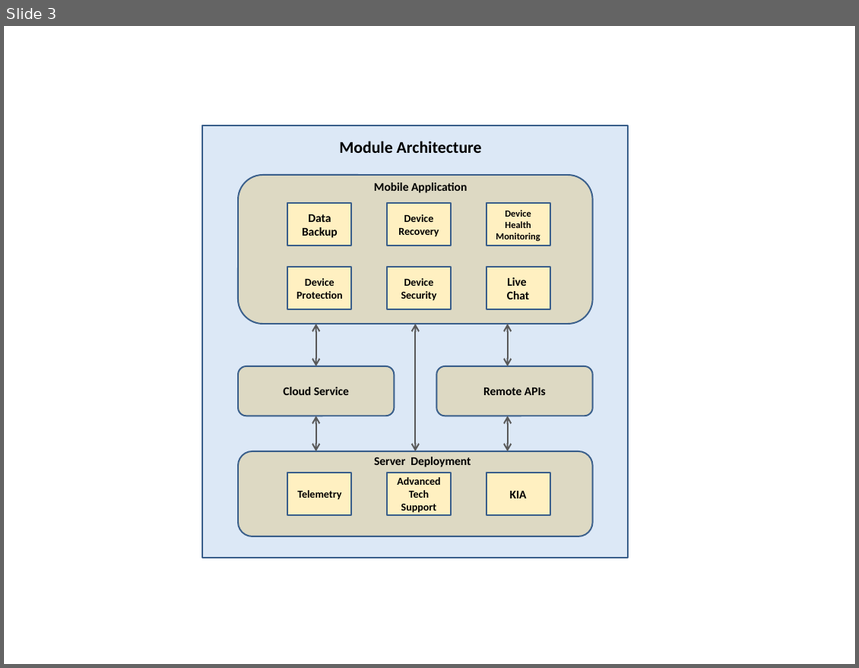
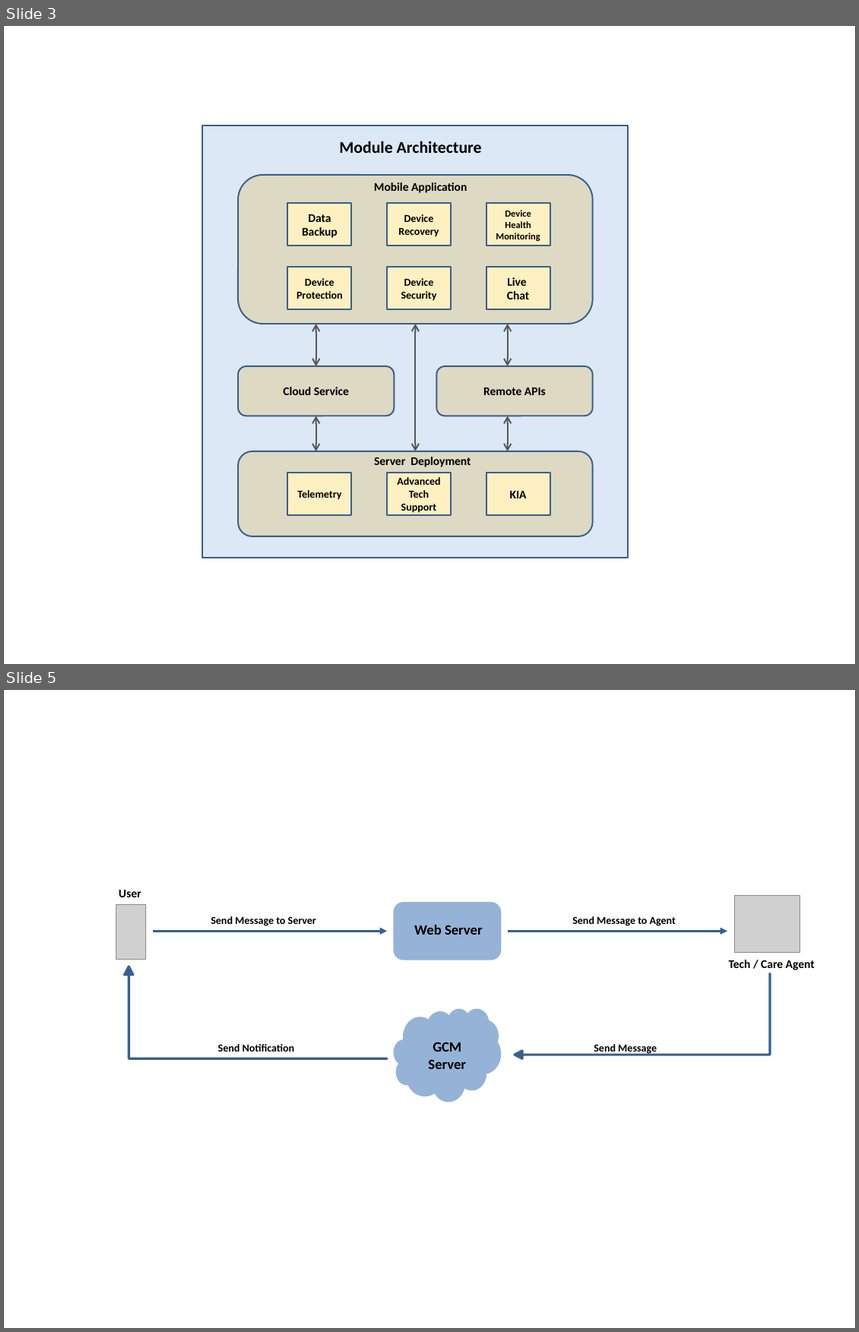
Before and after one commit to vishal1785/TestDemo, a slide deck: New Microsoft Office PowerPoint Presentation.pptx. Shown one above the other, each under a label of ours: slide 3 before the commit, slides 3 and 5 after it; the slides between them are not shown. The pictures are 859x668 and 859x1332 pixels, drawn with LibreOffice and Linux fonts; fonts in the diff are those of the drawing; grey boxes stand for pictures. Boxes give left, top, right and bottom in pixels: in the first picture for what was removed or moved away, otherwise in the second. Text is boxed around its words. In the diff, an @@ line names an element or a change of style, - is before the commit and + after.

```diff
--- a/New Microsoft Office PowerPoint Presentation.pptx
+++ b/New Microsoft Office PowerPoint Presentation.pptx
@@ slide 5 added at bbox=[4, 690, 855, 1328], background #FFFFFF @@
@@ text added at bbox=[211, 916, 316, 926], 9 pt, text #000000, bold @@
+Send Message to Server
@@ text added at bbox=[572, 916, 676, 926], 9 pt, text #000000, bold @@
+Send Message to Agent
@@ arrow added from (153, 931) to (387, 931), #376092 2 pt @@
@@ arrow added from (508, 931) to (728, 931), #376092 2 pt @@
@@ group added at bbox=[116, 890, 815, 1101]: 5 texts, 2 pictures, 2 bent up arrows, 1 cloud, 1 rounded rectangle @@
+Web Server
+GCM Server
+User
+Tech / Care Agent
+Send Notification
@@ text added at bbox=[594, 1043, 657, 1056], 9 pt, text #000000, bold @@
+Send Message
```
Also in this commit, not shown: 1 other slide added, 30 other files.
